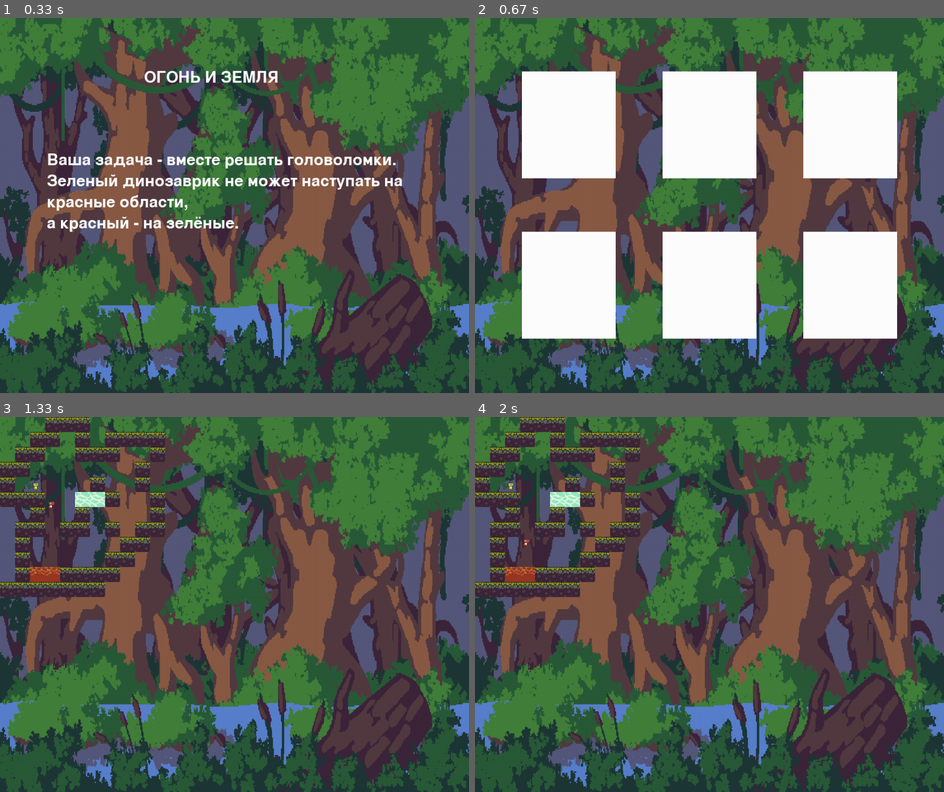
Above: before the commit, frames 1-4 (two rows, left to right).
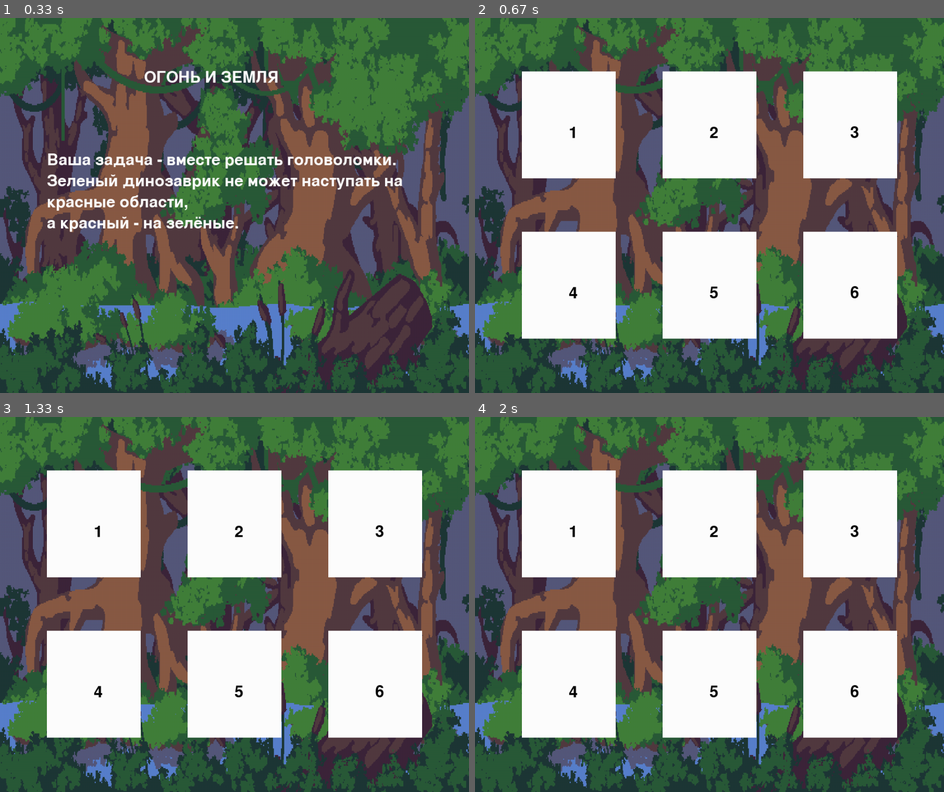
Above: after the commit, the same moments.

Repository: Irtak1utka/Project-on-YL-on-pygame
Game: pygame game, started from main.py
Same seed, same stepped clock (60 frames per second), same inputs: the game is played once before the commit and once after it.
Inputs (mouse positions are in pixels of both pictures, inside the frame that each line leads up to):
- Up to frame 1 (0.33 s): no input
- Up to frame 2 (0.67 s): hold Right from 0.33 s (still down)
- Up to frame 3 (1.33 s): release Right at 0.8 s; click (215, 619) at 0.88 s
- Up to frame 4 (2 s): no input

Frame 1 is identical in both runs. In frame 2, 0.2% of the frame differs, in the area x 20-82%, y 28-75%; in frame 3, 39%, in the area x 0-90%, y 0-86%; in frame 4, 39%.

Commit message:
+ выбор уровней

Diff:
--- a/main.py
+++ b/main.py
@@ -34,14 +34,22 @@
 
 
 def levels_screen():
+    coords = []
     lvl_width, lvl_height = WIDTH // 5, HEIGHT // 3.5
     fon = pygame.transform.scale(load_image('sprites/Background.png'), (WIDTH, HEIGHT))
     screen.blit(fon, (0, 0))
     x1, y1 = lvl_width // 2, lvl_height // 2
-    for i in range(7):
+    font = pygame.font.Font(None, 50)
+    for i in range(6):
+        coords.append((x1, y1))
         pygame.draw.rect(screen, 'white', (x1, y1, lvl_width, lvl_height))
+        string_rendered = font.render(str(i + 1), 1, pygame.Color('black'))
+        intro_rect = string_rendered.get_rect()
+        intro_rect.top = y1 + lvl_height // 2
+        intro_rect.x = x1 + lvl_width // 2
+        screen.blit(string_rendered, intro_rect)
         x1 += round(lvl_width * 1.5)
-        if i == 3:
+        if i == 2:
             y1 += round(lvl_height * 1.5)
             x1 = lvl_width // 2
 
@@ -49,8 +57,11 @@
         for event in pygame.event.get():
             if event.type == pygame.QUIT:
                 terminate()
-            elif event.type == pygame.KEYDOWN or event.type == pygame.MOUSEBUTTONDOWN:
-                return game_screen(levels[0])
+            elif event.type == pygame.MOUSEBUTTONDOWN:
+                x, y = event.pos
+                for i in range(len(coords)):
+                    if coords[i][0] <= x <= coords[i][0] + lvl_width and coords[i][1] <= y <= coords[i][1] + lvl_height:
+                        return game_screen(levels[i])
         pygame.display.flip()
         clock.tick(FPS)
 
@@ -141,7 +152,7 @@
 
 
 def game_screen(file_path):
-    generate_level("levels/level1.txt")
+    generate_level(file_path)
     while True:
         for event in pygame.event.get():
             if event.type == pygame.QUIT:
